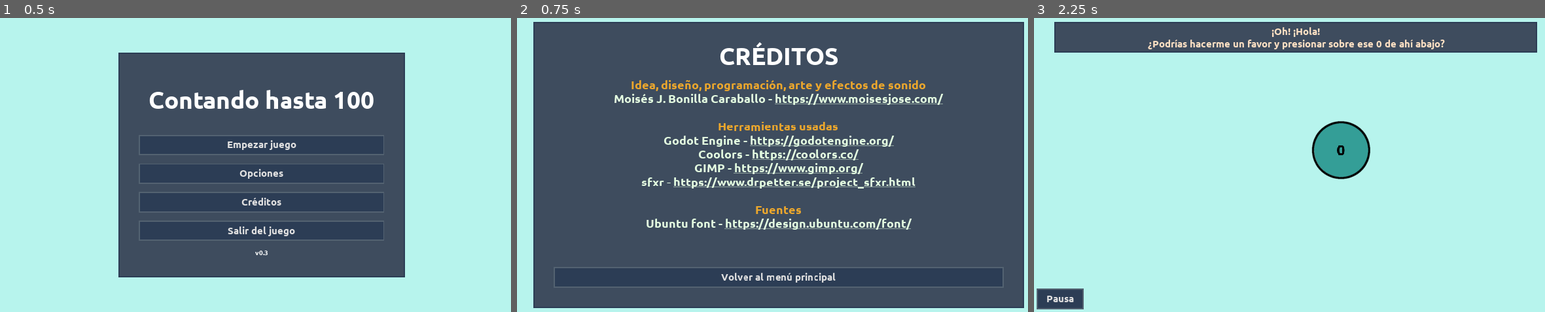
Above: before the commit, frames 1-3 (left to right).
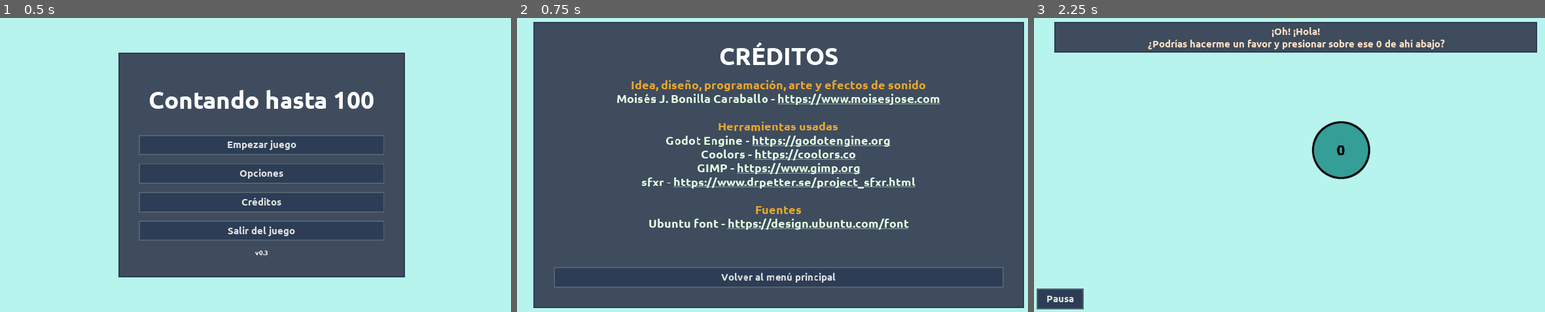
Above: after the commit, the same moments.

Repository: moisesjbc/contando-hasta-100
Game: Godot game, scene res://gui/main_menu/main_menu.tscn
Same seed, same stepped clock (60 frames per second), same inputs: the game is played once before the commit and once after it.
Inputs:
- Up to frame 1 (0.5 s): no input
- Up to frame 2 (0.75 s): click "Créditos" at 0.5 s
- Up to frame 3 (2.25 s): click "Volver al menú principal" at 1.25 s; click "Empezar juego" at 2 s

Frame 1 is identical in both runs. In frame 2, 4.1% of the frame differs, in the area x 19-84%, y 25-72%; in frame 3, nothing differs.

Commit message:
Fix links in credits menu

Diff:
--- a/godot-project/gui/credits_menu/credits_menu.tscn
+++ b/godot-project/gui/credits_menu/credits_menu.tscn
@@ -67,28 +67,28 @@
 custom_fonts/normal_font = SubResource( 2 )
 bbcode_enabled = true
 bbcode_text = "[center][color=#ECA72C]Idea, diseño, programación, arte y efectos de sonido[/color]
-[color=#E4FDE1]Moisés J. Bonilla Caraballo - [url=\"https://www.moisesjose.com/\"]https://www.moisesjose.com/[/url][/color]
+[color=#E4FDE1]Moisés J. Bonilla Caraballo - [url=https://www.moisesjose.com/]https://www.moisesjose.com[/url][/color]
 
 [center][color=#ECA72C]Herramientas usadas[/color]
-[color=#E4FDE1]Godot Engine - [url=\"https://godotengine.org/\"]https://godotengine.org/[/url][/color]
-[color=#E4FDE1]Coolors - [url=\"https://coolors.co/\"]https://coolors.co/[/url][/color]
-[color=#E4FDE1]GIMP - [url=\"https://www.gimp.org/\"]https://www.gimp.org/[/url][/color]
-[color=#E4FDE1]sfxr - [url=\"https://www.drpetter.se/project_sfxr.html\"]https://www.drpetter.se/project_sfxr.html[/url][/color]
+[color=#E4FDE1]Godot Engine - [url=https://godotengine.org/]https://godotengine.org[/url][/color]
+[color=#E4FDE1]Coolors - [url=https://coolors.co]https://coolors.co[/url][/color]
+[color=#E4FDE1]GIMP - [url=https://www.gimp.org]https://www.gimp.org[/url][/color]
+[color=#E4FDE1]sfxr - [url=https://www.drpetter.se/project_sfxr.html]https://www.drpetter.se/project_sfxr.html[/url][/color]
 
 [center][color=#ECA72C]Fuentes[/color]
-[color=#E4FDE1]Ubuntu font - [url=\"https://design.ubuntu.com/font/\"]https://design.ubuntu.com/font/[/url][/color]
+[color=#E4FDE1]Ubuntu font - [url=https://design.ubuntu.com/font/]https://design.ubuntu.com/font[/url][/color]
 [/center]"
 text = "Idea, diseño, programación, arte y efectos de sonido
-Moisés J. Bonilla Caraballo - https://www.moisesjose.com/
+Moisés J. Bonilla Caraballo - https://www.moisesjose.com
 
 Herramientas usadas
-Godot Engine - https://godotengine.org/
-Coolors - https://coolors.co/
-GIMP - https://www.gimp.org/
+Godot Engine - https://godotengine.org
+Coolors - https://coolors.co
+GIMP - https://www.gimp.org
 sfxr - https://www.drpetter.se/project_sfxr.html
 
 Fuentes
-Ubuntu font - https://design.ubuntu.com/font/
+Ubuntu font - https://design.ubuntu.com/font
 "
 
 [node name="return_to_main_menu_button" parent="center_container/panel/margin_container/vbox_container" instance=ExtResource( 4 )]
